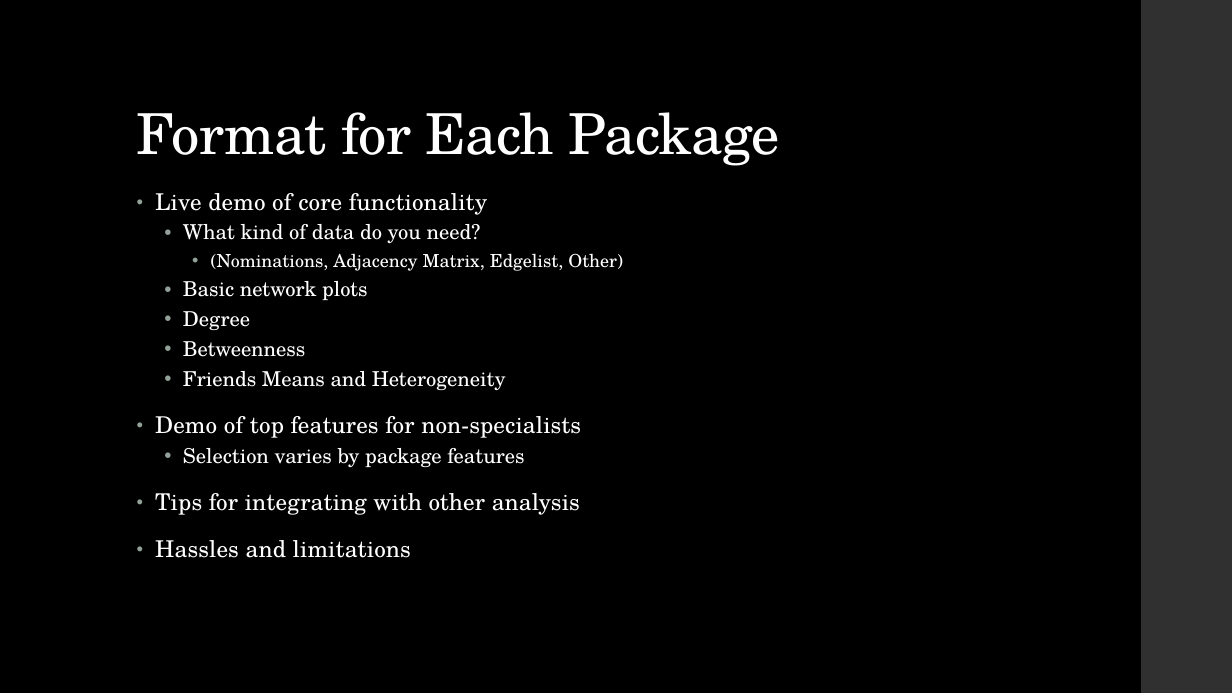
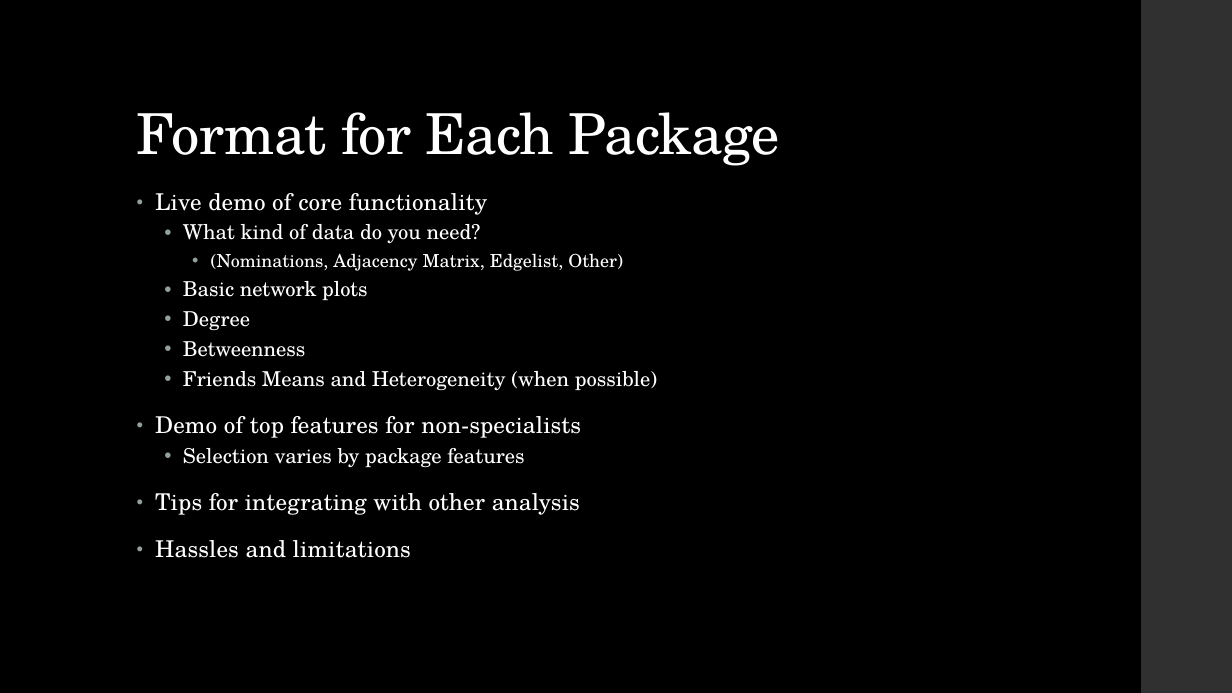
Before and after one commit to ndporter/snademo, a slide deck: slide 11 of Choosing a Social Network Tool (December 2013).pptx (slide 10 before the commit). Drawn at 1232x693 pixels with LibreOffice and Linux fonts; fonts in the diff are those of the drawing. Boxes give left, top, right and bottom in pixels: in the first picture for what was removed or moved away, otherwise in the second. Text is boxed around its words. In the diff, an @@ line names an element or a change of style, - is before the commit and + after.

```diff
--- a/Choosing a Social Network Tool (December 2013).pptx
+++ b/Choosing a Social Network Tool (December 2013).pptx
@@ text at (183, 371, 657, 391): text changed @@
-  • Friends Means and Heterogeneity
+  • Friends Means and Heterogeneity (when possible)
```
Also in this commit, not shown: 3 other slides changed, 2 slides added.
